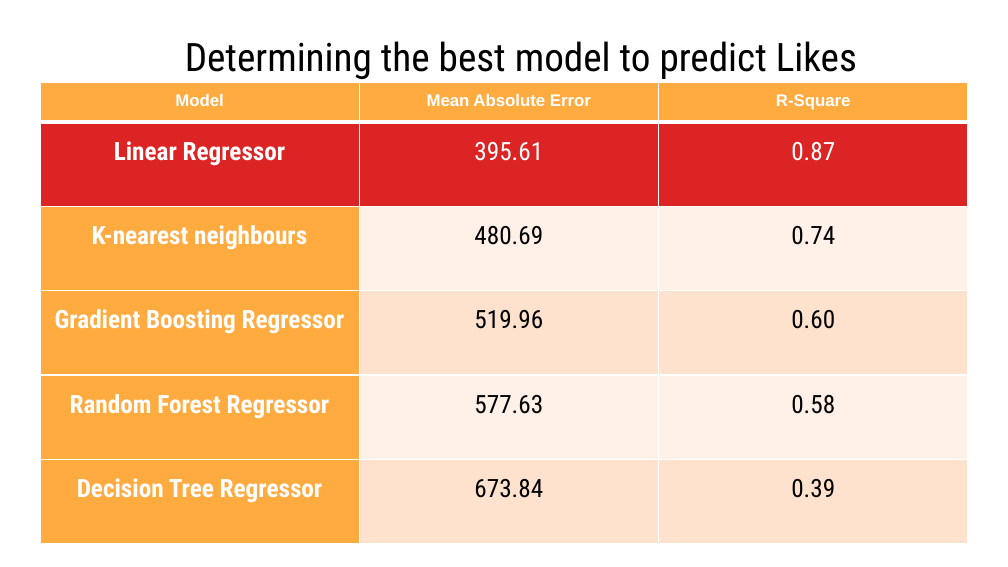
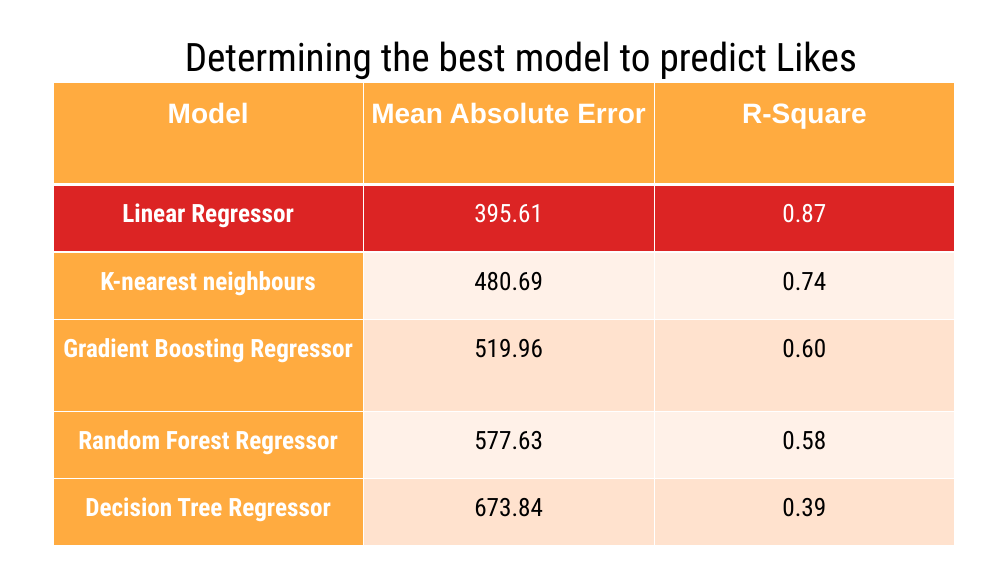
Before and after one commit to danielkf88/youtube_recommender, a slide deck: slide 21 of Capstone_presentation.pptx. Drawn at 1008x567 pixels with LibreOffice and Linux fonts; fonts in the diff are those of the drawing. Boxes give left, top, right and bottom in pixels: in the first picture for what was removed or moved away, otherwise in the second. Text is boxed around its words. In the diff, an @@ line names an element or a change of style, - is before the commit and + after.

```diff
--- a/Capstone_presentation.pptx
+++ b/Capstone_presentation.pptx
@@ table at (x1=53, y1=83, x2=956, y2=546) @@
@@ size 12 to 20 pt in "Model", "Mean Absolute Error", "R-Square" @@
@@ table resized from (x1=40, y1=83, x2=969, y2=543) to (x1=53, y1=83, x2=956, y2=546) @@
```
Also in this commit, not shown: 11 other slides changed, 1 slide added.
